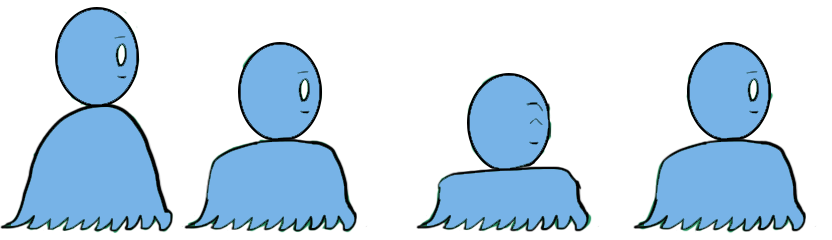
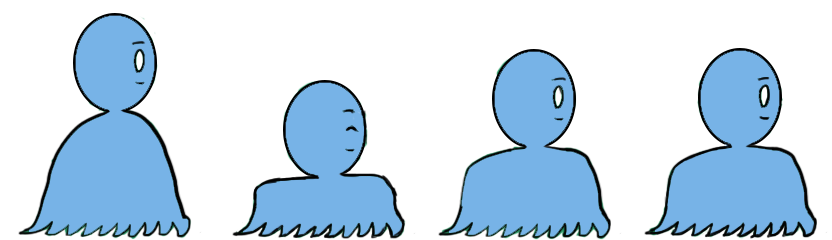
Layers edited between the first and the second 832×240 image:
painted on "Layer 4" over bbox(633, 42, 827, 240)
painted on "Layer 3" over bbox(232, 73, 600, 240)
painted on "Layer 2" over bbox(184, 42, 621, 240)
painted on "Layer 1" over bbox(0, 7, 202, 240)
